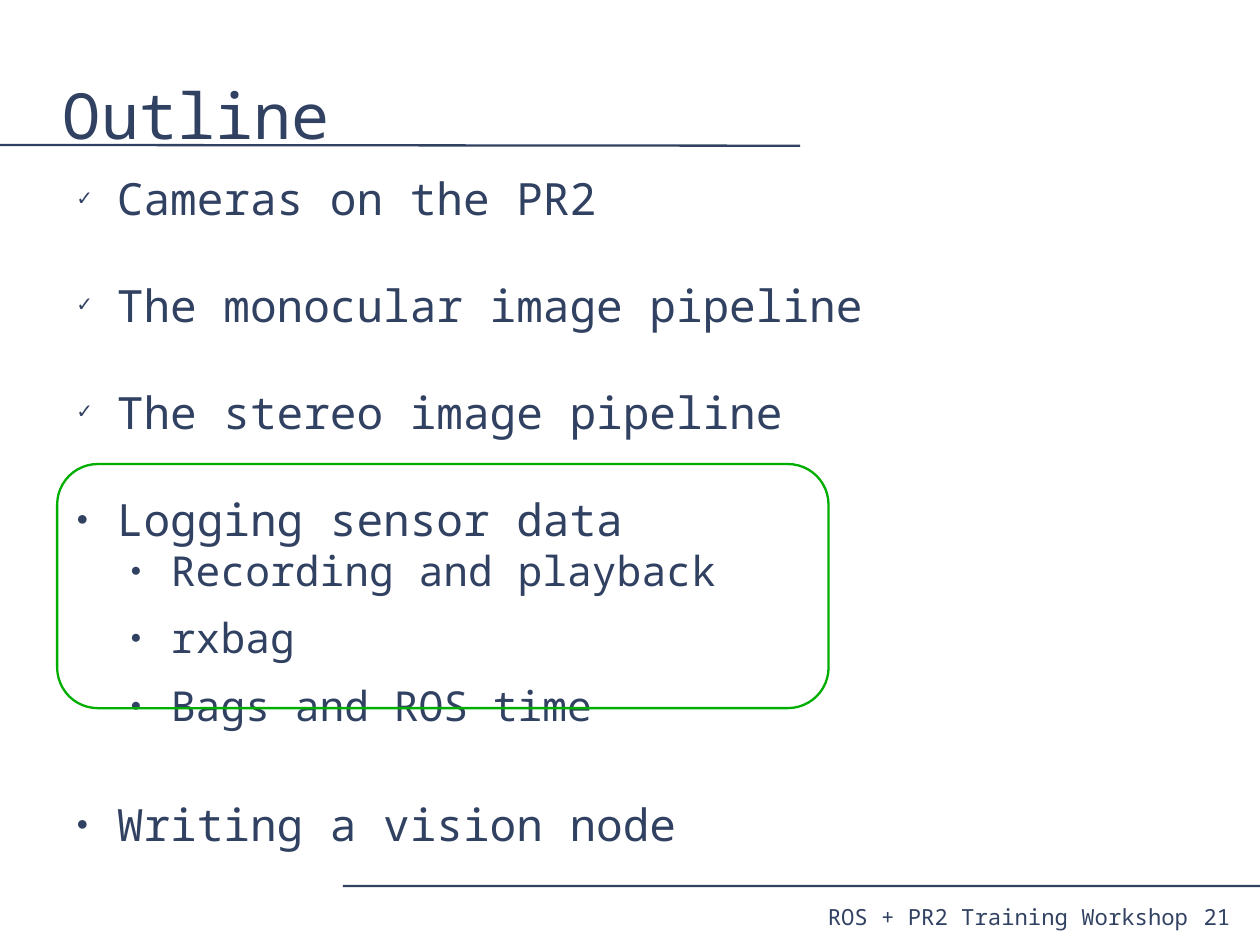
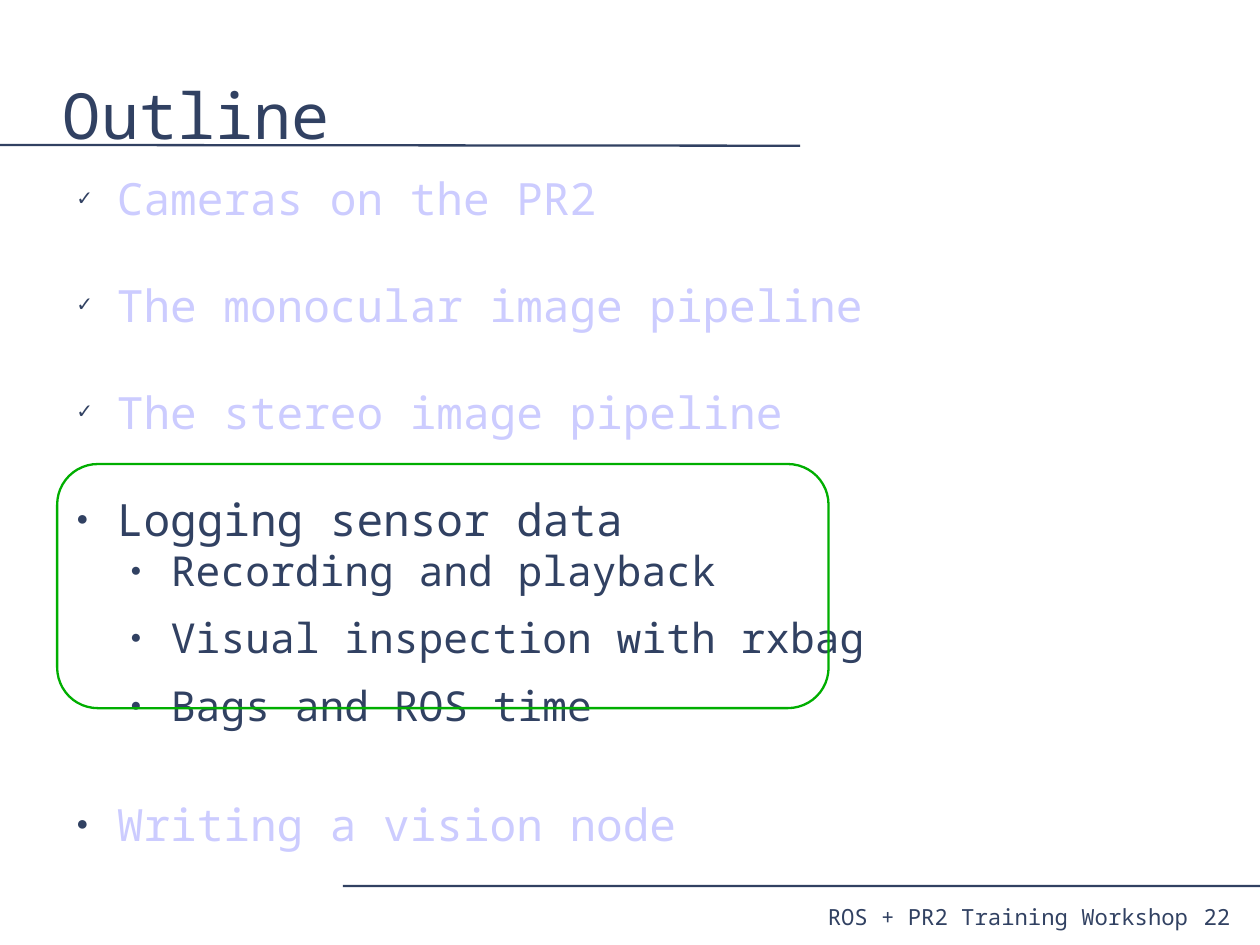
Before and after one commit to PR2/pr2_docs, a slide deck: slide 22 of pr2_training_workshop/processing_camera_data/slides.odp (slide 21 before the commit). Drawn at 1260x945 pixels with LibreOffice and Linux fonts; fonts in the diff are those of the drawing. Boxes give left, top, right and bottom in pixels: in the first picture for what was removed or moved away, otherwise in the second. Text is boxed around its words. In the diff, an @@ line names an element or a change of style, - is before the commit and + after.

Commit message:
processing_camera_data: Switched monocular part a bit to parallel stereo better. Warnings on what not to do in the exercises. Updated commands. Formatting tweaks.

```diff
--- a/pr2_training_workshop/processing_camera_data/slides.odp
+++ b/pr2_training_workshop/processing_camera_data/slides.odp
@@ text at [117,182,862,852]: text colour #314162 to #CCCCFF in "Cameras on the PR2", "The monocular image pipeline", "The stereo image pipeline", "Writing a vision node" @@
@@ text at [171,615,865,665]: text changed @@
-  ● rxbag
+  ● Visual inspection with rxbag
@@ page number at [1204,909,1231,925]: text changed @@
-21
+22
```
Also in this commit, not shown: 14 other slides changed, 1 slide added, 1 other file.
